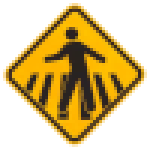
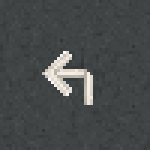
Before/after of a w=150, h=150 layered artwork. What changed in the layer stack:
hid "placa-area33b-sem-escolar.webp" over [3, 3, 147, 147]
added layer "Camada colada #1" above "Camada colada" over [30, 42, 120, 111]
added layer "fundo" over [0, 0, 150, 150]
